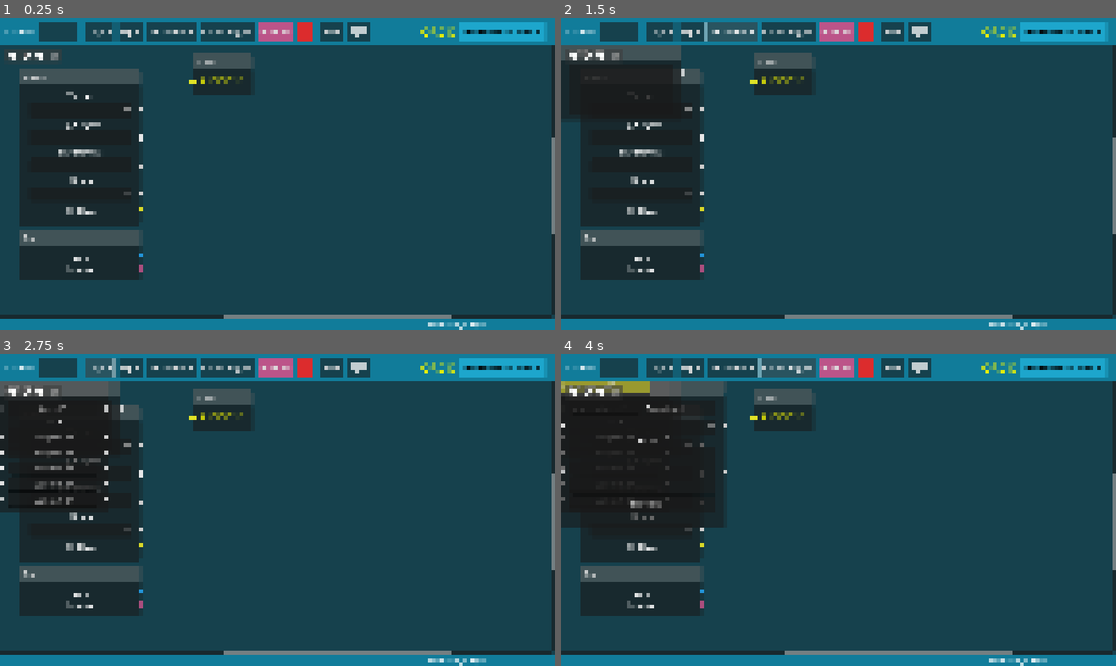
Above: before the commit, frames 1-4 (two rows, left to right).
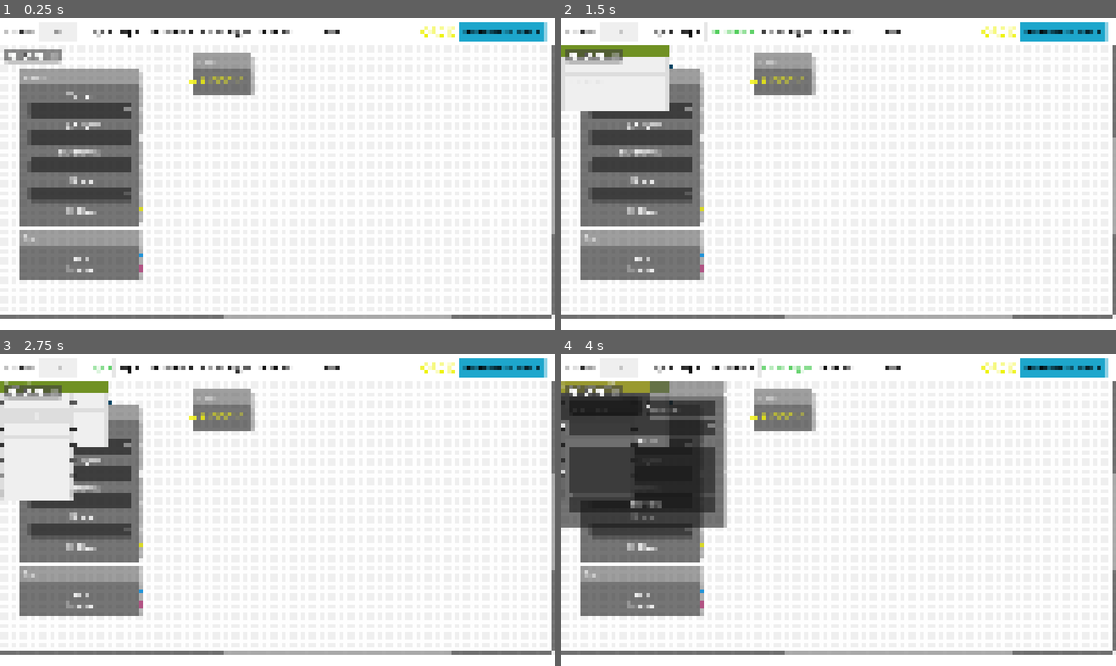
Above: after the commit, the same moments.

Repository: sciple/metadata-app
Game: Godot game, scene res://main.tscn
Same seed, same stepped clock (60 frames per second), same inputs: the game is played once before the commit and once after it.
Inputs (mouse positions are in pixels of both pictures, inside the frame that each line leads up to):
- Up to frame 1 (0.25 s): no input
- Up to frame 2 (1.5 s): click (616, 30) at 0.52 s; type "12" at 0.6 s; click "Treatment +" at 1.25 s
- Up to frame 3 (2.75 s): click "Cage +" at 2 s
- Up to frame 4 (4 s): click "Exp +" at 2.75 s; click "Parent cage +" at 3.5 s

The runs differ from the first frame. In frame 1, 99% of the frame differs, in the area x 0-100%, y 0-100%; in frame 2, 99%; in frame 3, 99%; in frame 4, 93%.

Commit message:
template node applied to cage and treatmen. new color scheme (draft)

Diff:
--- a/UI/button.tscn
+++ b/UI/button.tscn
@@ -3,4 +3,7 @@
 [node name="button" type="Button"]
 offset_right = 92.0
 offset_bottom = 23.0
+theme_override_colors/font_color = Color(0, 0, 0, 1)
+theme_override_colors/font_hover_color = Color(0.266667, 0.788235, 0.309804, 1)
 text = "Button"
+flat = true
--- a/cage_plus/cage_plus.gd
+++ b/cage_plus/cage_plus.gd
@@ -7,10 +7,10 @@
 func update_title_id():
 	cage_id = get_node("cage_id").text
 	#if cage_id != "Cage ID":
-	self.title = "Cage ID - " + cage_id + " (n= " + str(n_of_subjects) + ")"
+	self.title = "Cage ID: " + cage_id + " (" + str(n_of_subjects) + ")"
 
 func get_subjects():
-	var n_of_subjects = 0
+	n_of_subjects = 0
 	#if cage_id != "Cage ID":
 	for i in range(5):
 		var subject = get_node("subject_" + str(i))
--- a/cage_plus/cage_plus.tscn
+++ b/cage_plus/cage_plus.tscn
@@ -1,19 +1,20 @@
-[gd_scene load_steps=3 format=3 uid="uid://bhaylulokv7we"]
+[gd_scene load_steps=4 format=3 uid="uid://bhaylulokv7we"]
 
 [ext_resource type="PackedScene" uid="uid://bnr0tg0ideh1y" path="res://node_element/node_element.tscn" id="1_gpwf0"]
 [ext_resource type="Script" path="res://cage_plus/cage_plus.gd" id="2_gh45n"]
+[ext_resource type="PackedScene" uid="uid://ca56vxmr4iw6d" path="res://node_element/one_line_field.tscn" id="3_xjb8k"]
 
 [node name="cage_plus" groups=["cage"] instance=ExtResource("1_gpwf0")]
-offset_right = 222.0
-offset_bottom = 276.0
+offset_right = 152.0
+offset_bottom = 222.0
 title = "Cage ID"
 slot/0/left_enabled = true
 slot/0/left_type = 0
-slot/0/left_color = Color(1, 1, 1, 1)
+slot/0/left_color = Color(0.133333, 0.133333, 0.133333, 1)
 slot/0/left_icon = null
 slot/0/right_enabled = true
-slot/0/right_type = 0
-slot/0/right_color = Color(1, 1, 1, 1)
+slot/0/right_type = 1
+slot/0/right_color = Color(0.133333, 0.133333, 0.133333, 1)
 slot/0/right_icon = null
 slot/0/draw_stylebox = true
 slot/1/left_enabled = false
@@ -27,82 +28,70 @@
 slot/1/draw_stylebox = true
 slot/2/left_enabled = true
 slot/2/left_type = 0
-slot/2/left_color = Color(1, 1, 1, 1)
+slot/2/left_color = Color(0.133333, 0.133333, 0.133333, 1)
 slot/2/left_icon = null
 slot/2/right_enabled = true
-slot/2/right_type = 0
-slot/2/right_color = Color(1, 1, 1, 1)
+slot/2/right_type = 1
+slot/2/right_color = Color(0.133333, 0.133333, 0.133333, 1)
 slot/2/right_icon = null
 slot/2/draw_stylebox = true
 slot/3/left_enabled = true
 slot/3/left_type = 0
-slot/3/left_color = Color(1, 1, 1, 1)
+slot/3/left_color = Color(0.133333, 0.133333, 0.133333, 1)
 slot/3/left_icon = null
 slot/3/right_enabled = true
-slot/3/right_type = 0
-slot/3/right_color = Color(1, 1, 1, 1)
+slot/3/right_type = 1
+slot/3/right_color = Color(0.133333, 0.133333, 0.133333, 1)
 slot/3/right_icon = null
 slot/3/draw_stylebox = true
 slot/4/left_enabled = true
 slot/4/left_type = 0
-slot/4/left_color = Color(1, 1, 1, 1)
+slot/4/left_color = Color(0.133333, 0.133333, 0.133333, 1)
 slot/4/left_icon = null
 slot/4/right_enabled = true
-slot/4/right_type = 0
-slot/4/right_color = Color(1, 1, 1, 1)
+slot/4/right_type = 1
+slot/4/right_color = Color(0.133333, 0.133333, 0.133333, 1)
 slot/4/right_icon = null
 slot/4/draw_stylebox = true
 slot/5/left_enabled = true
 slot/5/left_type = 0
-slot/5/left_color = Color(1, 1, 1, 1)
+slot/5/left_color = Color(0.133333, 0.133333, 0.133333, 1)
 slot/5/left_icon = null
 slot/5/right_enabled = true
-slot/5/right_type = 0
-slot/5/right_color = Color(1, 1, 1, 1)
+slot/5/right_type = 1
+slot/5/right_color = Color(0.133333, 0.133333, 0.133333, 1)
 slot/5/right_icon = null
 slot/5/draw_stylebox = true
 slot/6/left_enabled = true
 slot/6/left_type = 0
-slot/6/left_color = Color(1, 1, 1, 1)
+slot/6/left_color = Color(0.133333, 0.133333, 0.133333, 1)
 slot/6/left_icon = null
 slot/6/right_enabled = true
-slot/6/right_type = 0
-slot/6/right_color = Color(1, 1, 1, 1)
+slot/6/right_type = 1
+slot/6/right_color = Color(0.133333, 0.133333, 0.133333, 1)
 slot/6/right_icon = null
 slot/6/draw_stylebox = true
 script = ExtResource("2_gh45n")
 
-[node name="cage_id" type="LineEdit" parent="." index="1"]
+[node name="cage_id" parent="." index="1" instance=ExtResource("3_xjb8k")]
 layout_mode = 2
-placeholder_text = "Cage ID"
-alignment = 1
 
 [node name="Label" type="Label" parent="." index="2"]
 layout_mode = 2
 text = "+ + +"
 horizontal_alignment = 1
 
-[node name="subject_0" type="LineEdit" parent="." index="3"]
+[node name="subject_0" parent="." index="3" instance=ExtResource("3_xjb8k")]
 layout_mode = 2
-placeholder_text = "Subject ID"
-alignment = 1
 
-[node name="subject_1" type="LineEdit" parent="." index="4"]
+[node name="subject_1" parent="." index="4" instance=ExtResource("3_xjb8k")]
 layout_mode = 2
-placeholder_text = "Subject ID"
-alignment = 1
 
-[node name="subject_2" type="LineEdit" parent="." index="5"]
+[node name="subject_2" parent="." index="5" instance=ExtResource("3_xjb8k")]
 layout_mode = 2
-placeholder_text = "Subject ID"
-alignment = 1
 
-[node name="subject_3" type="LineEdit" parent="." index="6"]
+[node name="subject_3" parent="." index="6" instance=ExtResource("3_xjb8k")]
 layout_mode = 2
-placeholder_text = "Subject ID"
-alignment = 1
 
-[node name="subject_4" type="LineEdit" parent="." index="7"]
+[node name="subject_4" parent="." index="7" instance=ExtResource("3_xjb8k")]
 layout_mode = 2
-placeholder_text = "Subject ID"
-alignment = 1
--- a/global.gd
+++ b/global.gd
@@ -12,7 +12,6 @@
 var total_number_of_subjects = 0
 var cages = {}
 
-#var cage_node = load("res://cage/cage.tscn")
 var cage_node = load("res://cage_plus/cage_plus.tscn")
 var experiment_node = load("res://experiment/experiment.tscn")
 var parent_node = load("res://cage/parent_cage.tscn")
--- a/main.gd
+++ b/main.gd
@@ -85,11 +85,11 @@
 	print('execute: get_cages()')
 	connection_list = G.get_connection_list() # get list of all connections
 	for i in connection_list:
-		var node_element = G.get_node(NodePath(i['to_node'])) # only nodes that are connected (i.e. receive a connection on the left)
-		if node_element.is_in_group("cage"):
-			node_element.get_subjects()
-			node_element.update_title_id()
-			node_element.update_node()
+		var cage = G.get_node(NodePath(i['to_node'])) # only nodes that are connected (i.e. receive a connection on the left)
+		if cage.is_in_group("cage"):# get only nodes of type: "cage"
+			cage.get_subjects()
+			cage.update_title_id()
+			cage.update_node()
 
 
 func update_global_stats():
--- a/main.tscn
+++ b/main.tscn
@@ -8,6 +8,9 @@
 [ext_resource type="PackedScene" uid="uid://devnp8f7e8g6m" path="res://project.tscn" id="4_4jkc5"]
 [ext_resource type="PackedScene" uid="uid://birl6tul81nw4" path="res://static/sex.tscn" id="6_hrwq6"]
 
+[sub_resource type="StyleBoxFlat" id="StyleBoxFlat_31b27"]
+bg_color = Color(0.937255, 0.937255, 0.937255, 1)
+
 [sub_resource type="StyleBoxFlat" id="StyleBoxFlat_xcq4h"]
 bg_color = Color(1, 1, 1, 1)
 border_width_right = 1
@@ -26,6 +29,9 @@
 corner_radius_bottom_right = 3
 corner_radius_bottom_left = 3
 
+[sub_resource type="StyleBoxFlat" id="StyleBoxFlat_eo2x6"]
+bg_color = Color(0.937255, 0.937255, 0.937255, 1)
+
 [sub_resource type="StyleBoxFlat" id="StyleBoxFlat_nf0vp"]
 bg_color = Color(0.114075, 0.649625, 0.80176, 1)
 corner_radius_top_left = 3
@@ -52,12 +58,20 @@
 
 [node name="license label" type="Label" parent="toolbar"]
 layout_mode = 2
+theme_override_colors/font_color = Color(0, 0, 0, 1)
 text = "License
 "
 
 [node name="license" type="LineEdit" parent="toolbar"]
 custom_minimum_size = Vector2(80, 0)
 layout_mode = 2
+theme_override_colors/font_color = Color(0, 0, 0, 1)
+theme_override_colors/font_placeholder_color = Color(0.41598, 0.41598, 0.41598, 1)
+theme_override_styles/normal = SubResource("StyleBoxFlat_31b27")
+placeholder_text = "ID"
+alignment = 1
+context_menu_enabled = false
+virtual_keyboard_enabled = false
 
 [node name="VSeparator" type="VSeparator" parent="toolbar"]
 layout_mode = 2
@@ -71,7 +85,7 @@
 layout_mode = 2
 text = "Exp +"
 
-[node name="treatment_button" type="Button" parent="toolbar"]
+[node name="treatment_button" parent="toolbar" instance=ExtResource("2_iovf6")]
 layout_mode = 2
 text = "Treatment +"
 
@@ -119,7 +133,9 @@
 offset_bottom = -26.0
 grow_horizontal = 2
 grow_vertical = 2
-show_grid = false
+theme_override_colors/grid_minor = Color(0.996078, 0.996078, 0.996078, 1)
+theme_override_colors/grid_major = Color(0.994961, 0.99566, 0.99671, 1)
+theme_override_styles/panel = SubResource("StyleBoxFlat_eo2x6")
 right_disconnects = true
 connection_lines_thickness = 0.5
 minimap_enabled = false
--- a/node_element/node_element.gd
+++ b/node_element/node_element.gd
@@ -14,6 +14,7 @@
 	node_type = self.get_groups()[0]
 	print(self.node_type, " node type: ", node_type)
 	print()
+
 
 
 func register_node_creation():
--- /dev/null
+++ b/node_element/node_element.tres
@@ -0,0 +1,17 @@
+[gd_resource type="StyleBoxFlat" format=3 uid="uid://cw04rrhvltcjc"]
+
+[resource]
+content_margin_left = 6.0
+content_margin_top = 6.0
+content_margin_right = 6.0
+bg_color = Color(0.866667, 0.866667, 0.866667, 1)
+border_width_left = 1
+border_width_top = 1
+border_width_right = 1
+border_width_bottom = 1
+border_color = Color(0.564962, 0.564962, 0.564961, 1)
+corner_radius_bottom_right = 5
+corner_radius_bottom_left = 3
+shadow_color = Color(0.808998, 0.808998, 0.808998, 0.6)
+shadow_size = 1
+shadow_offset = Vector2(0, 2)
--- a/node_element/node_element.tscn
+++ b/node_element/node_element.tscn
@@ -1,8 +1,21 @@
-[gd_scene load_steps=2 format=3 uid="uid://bnr0tg0ideh1y"]
+[gd_scene load_steps=5 format=3 uid="uid://bnr0tg0ideh1y"]
 
+[ext_resource type="StyleBox" uid="uid://cw04rrhvltcjc" path="res://node_element/node_element.tres" id="1_5v8fe"]
 [ext_resource type="Script" path="res://node_element/node_element.gd" id="1_a2k51"]
+[ext_resource type="StyleBox" uid="uid://d172piqgftttr" path="res://node_element/node_element_title_bar.tres" id="2_hp3in"]
+
+[sub_resource type="StyleBoxFlat" id="StyleBoxFlat_e2kkl"]
+bg_color = Color(0.918382, 0.36762, 0.67474, 1)
+corner_radius_top_left = 3
+corner_radius_top_right = 3
+expand_margin_top = 3.0
+expand_margin_bottom = 1.0
 
 [node name="node_element" type="GraphNode"]
-offset_right = 9.0
+offset_right = 7.424
 offset_bottom = 55.0
+theme_override_styles/panel = ExtResource("1_5v8fe")
+theme_override_styles/panel_selected = ExtResource("1_5v8fe")
+theme_override_styles/titlebar = ExtResource("2_hp3in")
+theme_override_styles/titlebar_selected = SubResource("StyleBoxFlat_e2kkl")
 script = ExtResource("1_a2k51")
--- /dev/null
+++ b/node_element/node_element_title_bar.tres
@@ -0,0 +1,9 @@
+[gd_resource type="StyleBoxFlat" format=3 uid="uid://d172piqgftttr"]
+
+[resource]
+content_margin_left = 6.0
+bg_color = Color(0.439323, 0.567078, 0.139584, 1)
+corner_radius_top_left = 3
+corner_radius_top_right = 3
+expand_margin_top = 3.0
+expand_margin_bottom = 1.0
--- /dev/null
+++ b/node_element/one_line_field.tscn
@@ -0,0 +1,18 @@
+[gd_scene load_steps=2 format=3 uid="uid://ca56vxmr4iw6d"]
+
+[sub_resource type="StyleBoxFlat" id="StyleBoxFlat_d26xn"]
+bg_color = Color(0.937255, 0.937255, 0.937255, 1)
+
+[node name="one_line_field" type="LineEdit"]
+offset_right = 67.0625
+offset_bottom = 31.0
+theme_override_colors/font_color = Color(0, 0, 0, 1)
+theme_override_colors/font_placeholder_color = Color(0.347817, 0.347817, 0.347817, 1)
+theme_override_colors/caret_color = Color(0, 0, 0, 1)
+theme_override_constants/caret_width = 1
+theme_override_styles/normal = SubResource("StyleBoxFlat_d26xn")
+alignment = 1
+context_menu_enabled = false
+virtual_keyboard_enabled = false
+clear_button_enabled = true
+caret_blink = true
--- a/project.godot
+++ b/project.godot
@@ -23,4 +23,4 @@
 
 renderer/rendering_method="gl_compatibility"
 renderer/rendering_method.mobile="gl_compatibility"
-environment/defaults/default_clear_color=Color(0.0666667, 0.486275, 0.603922, 1)
+environment/defaults/default_clear_color=Color(1, 1, 1, 1)
--- a/treatment/treatment.tscn
+++ b/treatment/treatment.tscn
@@ -1,17 +1,22 @@
-[gd_scene format=3 uid="uid://b4hhrm7g483n1"]
+[gd_scene load_steps=4 format=3 uid="uid://iufb3w30nvnw"]
 
-[node name="treatment" type="GraphNode"]
-custom_minimum_size = Vector2(250, 0)
-offset_right = 212.0
-offset_bottom = 96.0
-title = "Treatment"
+[ext_resource type="PackedScene" uid="uid://bnr0tg0ideh1y" path="res://node_element/node_element.tscn" id="1_nvefy"]
+[ext_resource type="PackedScene" uid="uid://ca56vxmr4iw6d" path="res://node_element/one_line_field.tscn" id="2_pnud6"]
+
+[sub_resource type="StyleBoxFlat" id="StyleBoxFlat_2uyqt"]
+bg_color = Color(0.937255, 0.937255, 0.937255, 1)
+
+[node name="treatment" groups=["treatment"] instance=ExtResource("1_nvefy")]
+offset_right = 226.0
+offset_bottom = 139.0
+resizable = true
 slot/0/left_enabled = false
 slot/0/left_type = 0
 slot/0/left_color = Color(1, 1, 1, 1)
 slot/0/left_icon = null
 slot/0/right_enabled = true
 slot/0/right_type = 0
-slot/0/right_color = Color(1, 1, 1, 1)
+slot/0/right_color = Color(1.73271e-06, 0.313864, 0.469244, 1)
 slot/0/right_icon = null
 slot/0/draw_stylebox = true
 slot/1/left_enabled = false
@@ -24,9 +29,16 @@
 slot/1/right_icon = null
 slot/1/draw_stylebox = true
 
-[node name="LineEdit" type="LineEdit" parent="."]
+[node name="one_line_field" parent="." index="1" instance=ExtResource("2_pnud6")]
 layout_mode = 2
 
-[node name="TextEdit" type="TextEdit" parent="."]
-custom_minimum_size = Vector2(0, 70)
+[node name="TextEdit" type="TextEdit" parent="." index="2"]
 layout_mode = 2
+size_flags_vertical = 3
+theme_override_colors/font_color = Color(0, 0, 0, 1)
+theme_override_styles/normal = SubResource("StyleBoxFlat_2uyqt")
+placeholder_text = "comments"
+context_menu_enabled = false
+shortcut_keys_enabled = false
+virtual_keyboard_enabled = false
+wrap_mode = 1
Not shown: 1 places in main.tscn that only renumber resources
